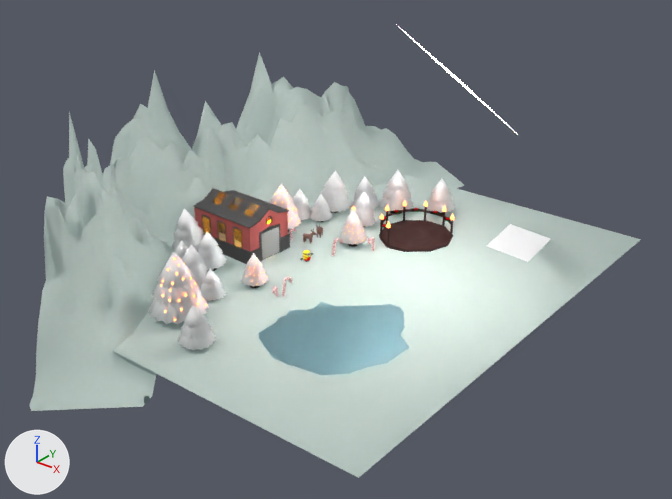
Before and after pictures for a commit that changed the Blender file 03-Scenes/außenszene.blend.
One viewpoint serves both versions: a 50 mm lens placed at (41.2, -46.0, 31.6), pointed at (5.1, -0.9, 3.6). Arrows for +X, +Y and +Z are at lower left; the lights stay in place.

The first picture shows 'Baumkrone', 'Baumkrone.002', 'Baumkrone.005', 'Baumkrone.009', 'Baumkrone.013', 'Fabrikgebäude', 'Group', 'Tanne', 'landschaft', 'schneeplain', 'tanneMitKette.001', 'tanzflaeche.001'.
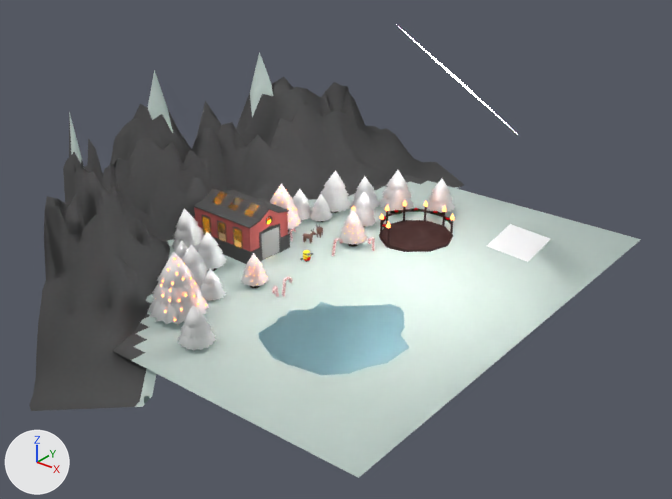
The change, as a diff of the scene's bpy script:
```diff
--- a/03-Scenes/außenszene.blend.py
+++ b/03-Scenes/außenszene.blend.py
@@ mat_material_029 @@
 n0 = _N.new('ShaderNodeOutputMaterial'); n0.name = 'Material Output'
-n1 = _N.new('ShaderNodeEmission'); n1.name = 'Emission'
-n1.inputs[0].default_value = (0.532, 0.8, 0.789, 1.0)  # 'Color', cyan #c1e7e6
-n1.inputs[1].default_value = 0.2  # 'Strength'
-n2 = _N.new('ShaderNodeMixShader'); n2.name = 'Mix Shader'
 n3 = _N.new('ShaderNodeBsdfDiffuse'); n3.name = 'Diffuse BSDF'
-n3.inputs[0].default_value = (0.701, 0.8, 0.74, 1.0)  # 'Color', white #dae7df
-_L.new(n1.outputs[0], n2.inputs[1])  # 'Emission' to 'Shader'
-_L.new(n2.outputs[0], n0.inputs[0])  # 'Shader' to 'Surface'
-_L.new(n3.outputs[0], n2.inputs[2])  # 'BSDF' to 'Shader'
+n3.inputs[0].default_value = (0.07, 0.07, 0.07, 1.0)  # 'Color', dark grey #4b4b4b
+_L.new(n3.outputs[0], n0.inputs[0])  # 'BSDF' to 'Surface'
@@ mat_material_030 @@
+mat_material_030 = bpy.data.materials.new('Material.030')
+# nodes: BsdfDiffuse, Emission, MixShader, OutputMaterial
+# colours: cyan #c1e7e6, white #dae7df
@@ me_landscape_009 @@
 me_landscape_009.from_pydata(...)  # 1751 vertices, 1660 faces, 3 loose edges; spans x -0.93..0.97, y -1.32..1.31, z -1.18..0.16
 # used by ob_landscape_009; location = (2.56, 0.0722, 1.355); scale = (18.0, 18.0, -9.52)
+# me_landscape_009 part 1: 814 of the faces centred in x -0.6..0.94, y -1.09..1.1, z 0.0..0.16 switch from mat_material_029 to mat_material_030
```

Boxes (x1, y1, x2, y2) around the edits, measured in the pictures (672 x 499 px):
'landschaft', recoloured
    both: (29, 77, 464, 411)
part 1 of me_landscape_009, recoloured
    both: (131, 181, 641, 478)
